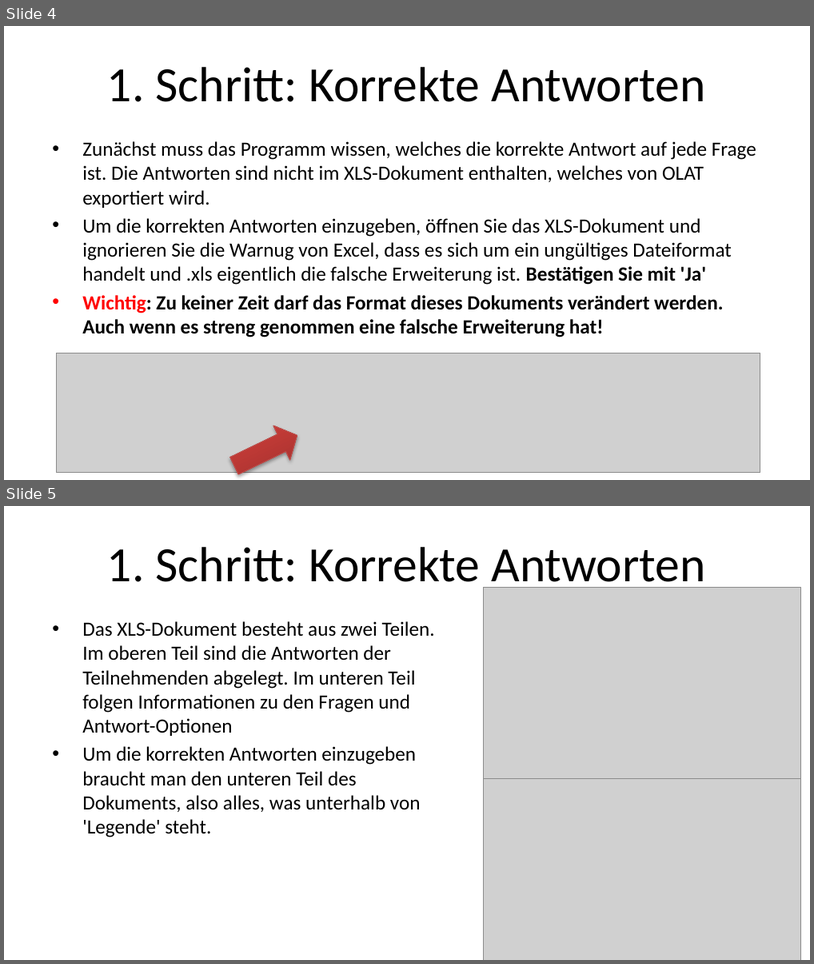
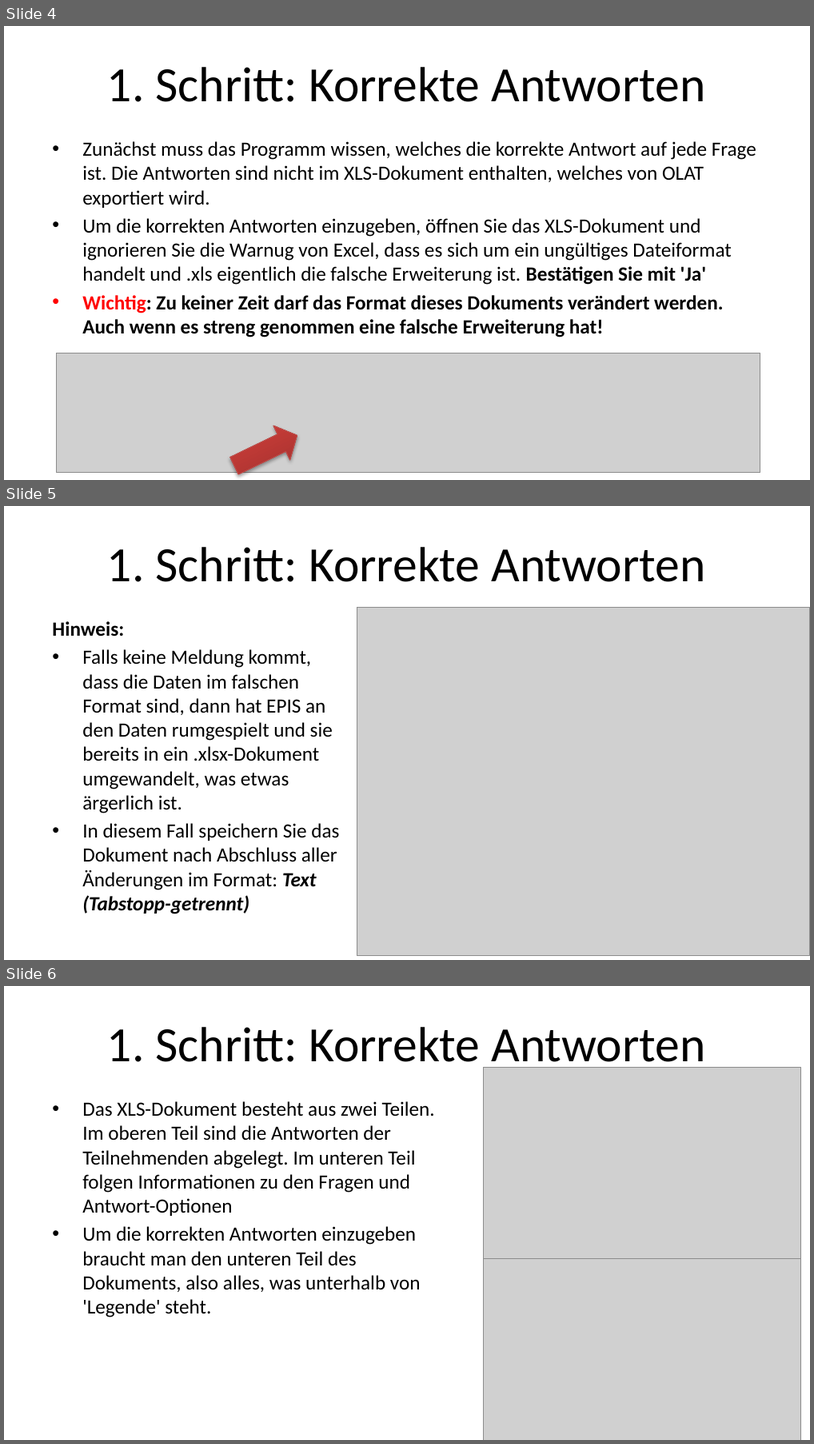
Before and after one commit to Tarlanc/Korrektur, a slide deck: Anleitung_Korrekturpipeline.pptx. Shown one above the other, each under a label of ours: slides 4 and 5 before the commit, slides 4, 5 and 6 after it. The pictures are 814x964 and 814x1444 pixels, drawn with LibreOffice and Linux fonts; fonts in the diff are those of the drawing; grey boxes stand for pictures. Boxes give left, top, right and bottom in pixels: in the first picture for what was removed or moved away, otherwise in the second. Text is boxed around its words. In the diff, an @@ line names an element or a change of style, - is before the commit and + after.

```diff
--- a/Anleitung_Korrekturpipeline.pptx
+++ b/Anleitung_Korrekturpipeline.pptx
@@ slide 5 added at (4,506,810,960), background #FFFFFF @@
@@ title added at (107,547,706,582), 44 pt, text #000000 @@
+1. Schritt: Korrekte Antworten
@@ text added at (52,621,339,914), 18 pt, text #000000 @@
+Hinweis:
+• Falls keine Meldung kommt, dass die Daten im falschen Format sind, dann hat EPIS an den Daten rumgespielt und sie bereits in ein .xlsx-Dokument umgewandelt, was etwas ärgerlich ist.
+• In diesem Fall speichern Sie das Dokument nach Abschluss aller Änderungen im Format: Text (Tabstopp-getrennt)
@@ picture added at (358,607,810,955) @@
@@ what was slide 5 is now slide 6 @@
```
Also in this commit, not shown: 9 other slides added.
